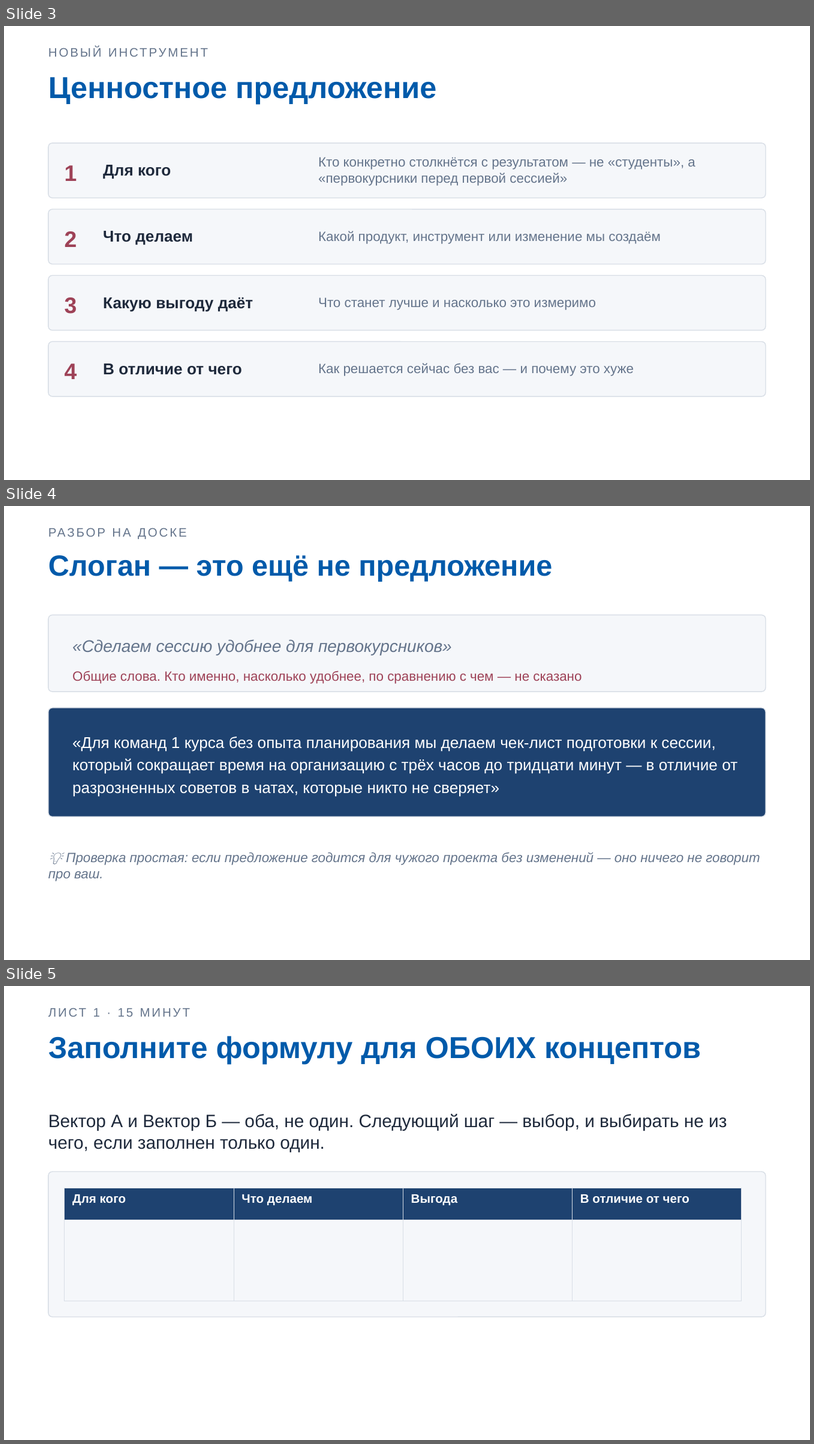
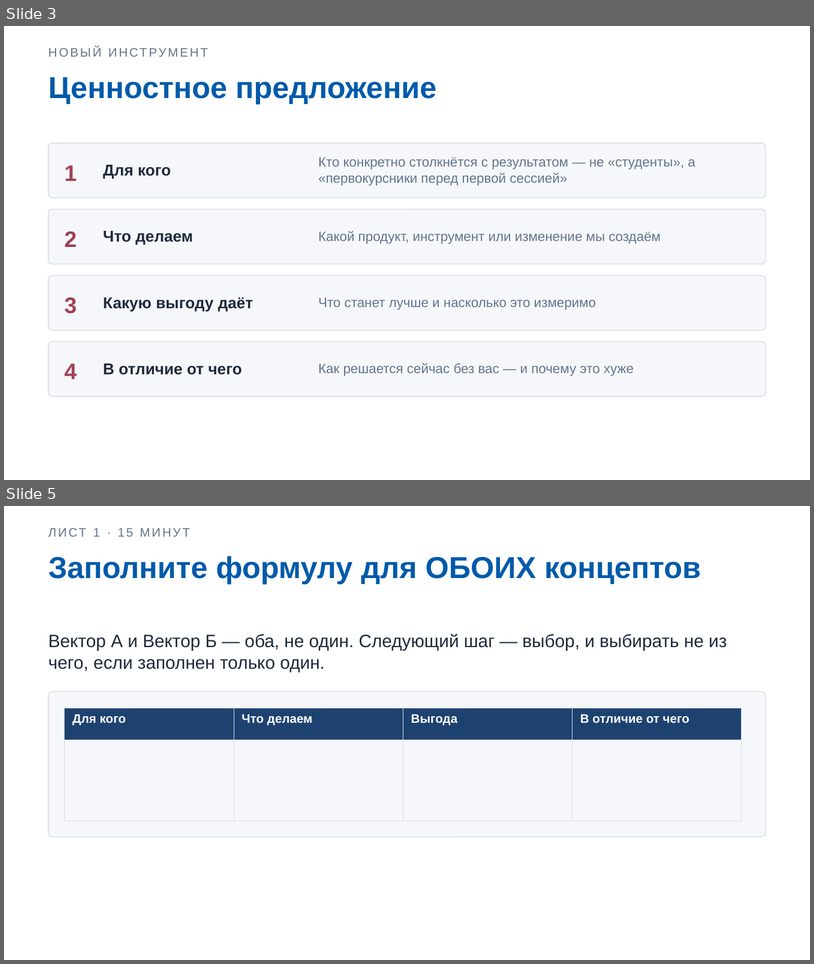
Before and after one commit to DimaMuhannad/OPD, a slide deck: zanyatiya/Zanyatie_02_Praktika1_Slaydy.pptx. Shown one above the other, each under a label of ours: slides 3, 4 and 5 before the commit, slides 3 and 5 after it; the slides between them are not shown. The pictures are 814x1444 and 814x964 pixels, drawn with LibreOffice and Linux fonts; fonts in the diff are those of the drawing. Boxes give left, top, right and bottom in pixels: in the first picture for what was removed or moved away, otherwise in the second. Text is boxed around its words. In the diff, an @@ line names an element or a change of style, - is before the commit and + after.

```diff
--- a/zanyatiya/Zanyatie_02_Praktika1_Slaydy.pptx
+++ b/zanyatiya/Zanyatie_02_Praktika1_Slaydy.pptx
@@ slide 4 removed at bbox=[4, 506, 810, 960], background #FFFFFF @@
@@ text removed at bbox=[48, 522, 766, 541] @@
-РАЗБОР НА ДОСКЕ
@@ text removed at bbox=[48, 555, 552, 581] @@
-Слоган — это ещё не предложение
@@ rounded rectangle removed at bbox=[48, 615, 766, 691] @@
@@ text removed at bbox=[72, 639, 452, 655] @@
-«Сделаем сессию удобнее для первокурсников»
@@ text removed at bbox=[72, 670, 582, 684] @@
-Общие слова. Кто именно, насколько удобнее, по сравнению с чем — не сказано
@@ rounded rectangle removed at bbox=[48, 708, 766, 816] @@
@@ text removed at bbox=[72, 736, 738, 796] @@
-«Для команд 1 курса без опыта планирования мы делаем чек-лист подготовки к сессии, который сокращает время на организацию с трёх часов до тридцати минут — в отличие от разрозненных советов в чатах, которые никто не сверяет»
@@ text removed at bbox=[48, 852, 760, 881] @@
-💡 Проверка простая: если предложение годится для чужого проекта без изменений — оно ничего не говорит про ваш.
```
Also in this commit, not shown: 2 slides changed, 3 slides added, 1 other slide removed, 3 other files.
